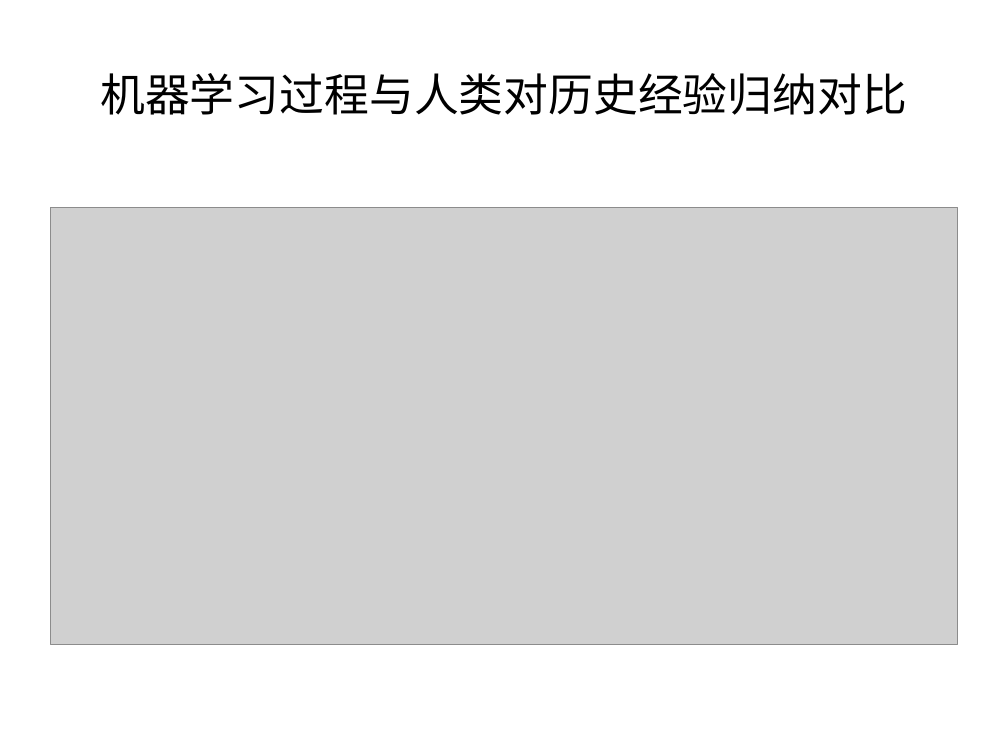
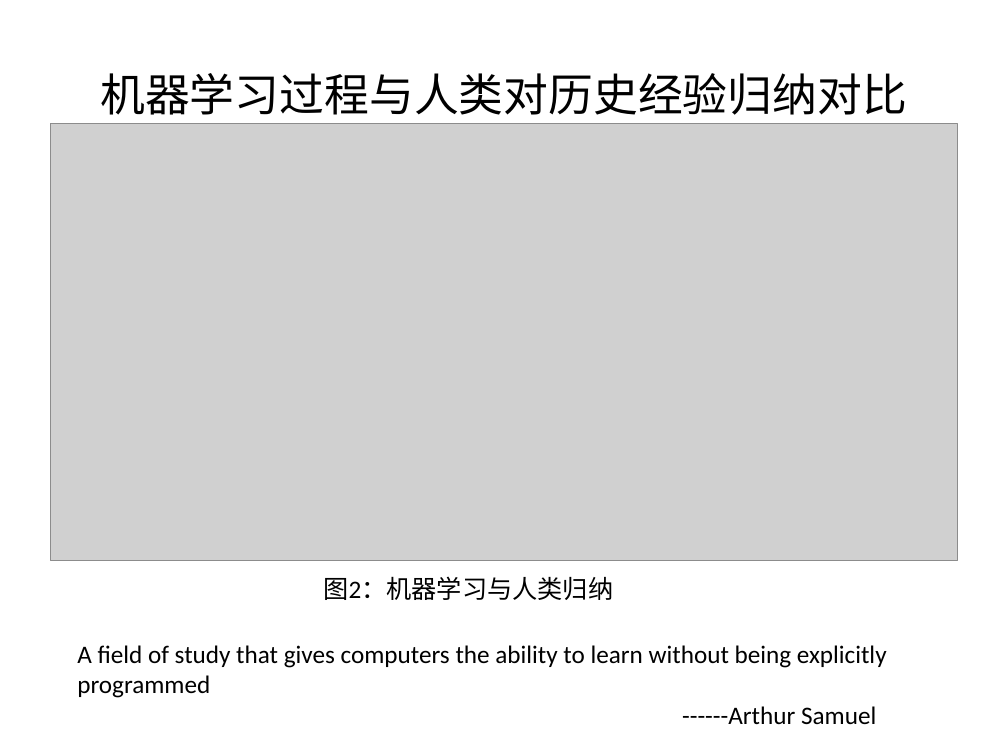
Before and after one commit to logcoding/DeepLearning, a slide deck: slide 4 of 机器学习&深度学习介绍.pptx (slide 2 before the commit). Drawn at 1008x756 pixels with LibreOffice and Linux fonts; fonts in the diff are those of the drawing; grey boxes stand for pictures. Boxes give left, top, right and bottom in pixels: in the first picture for what was removed or moved away, otherwise in the second. Text is boxed around its words. In the diff, an @@ line names an element or a change of style, - is before the commit and + after.

```diff
--- a/机器学习&深度学习介绍.pptx
+++ b/机器学习&深度学习介绍.pptx
@@ picture: place and size @@
-picture at bbox=[50, 208, 958, 644]
+picture at bbox=[50, 124, 958, 560]
@@ text added at bbox=[323, 576, 613, 600], 18 pt, text #000000 @@
+图2：机器学习与人类归纳
@@ text added at bbox=[77, 645, 887, 724], 18 pt, text #000000 @@
+A field of study that gives computers the ability to learn without being explicitly programmed
+------Arthur Samuel
```
Also in this commit, not shown: 3 other slides changed, 15 slides added, 3 slides removed, 7 other files.
